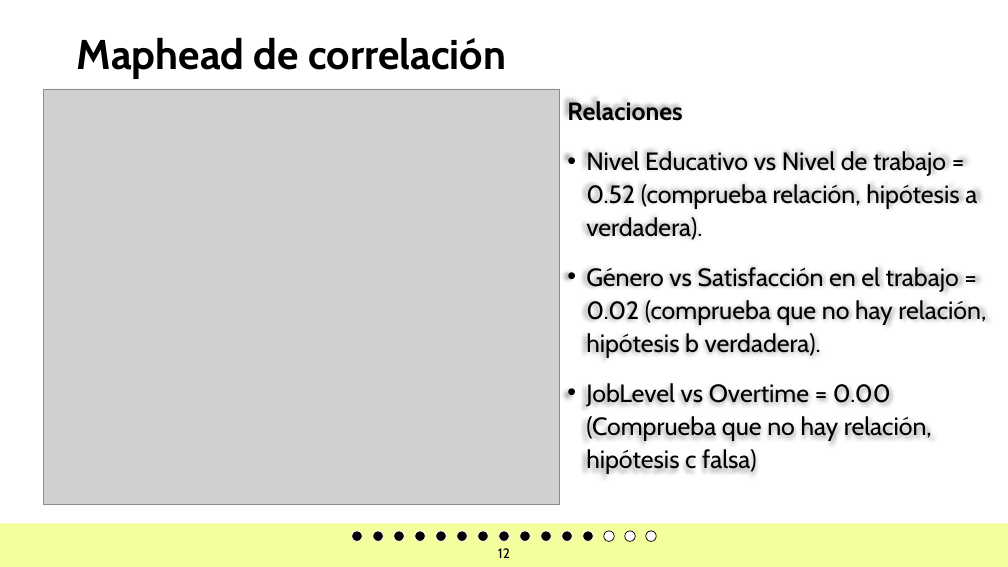
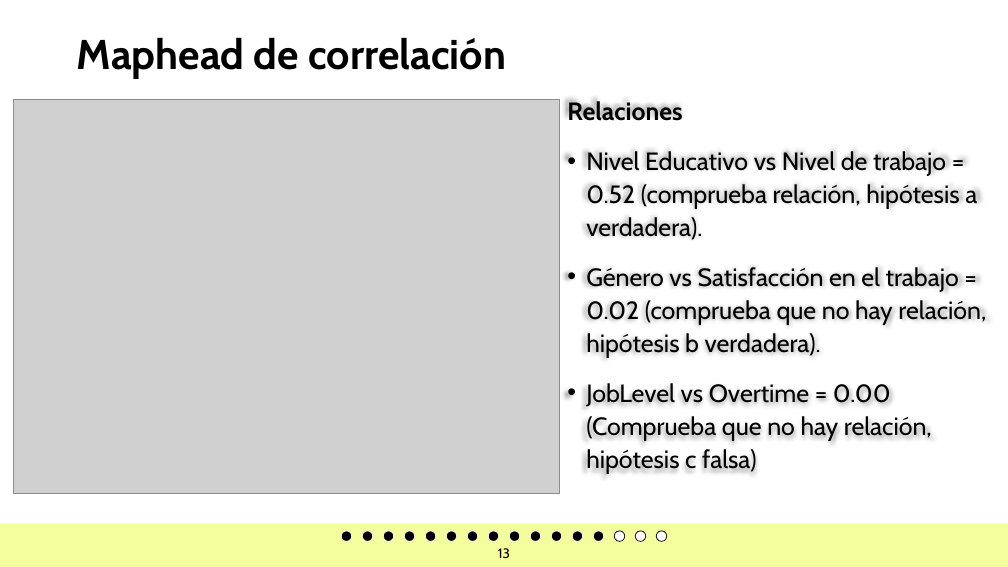
Before and after one commit to JoseChirif/Estudios-y-empleabilidad-Encuesta-kaggle, a slide deck: slide 13 of Estudios y empleabilidad.pptx (slide 12 before the commit). Drawn at 1008x567 pixels with LibreOffice and Linux fonts; fonts in the diff are those of the drawing; grey boxes stand for pictures; background and template pictures are left out. Boxes give left, top, right and bottom in pixels: in the first picture for what was removed or moved away, otherwise in the second. Text is boxed around its words. In the diff, an @@ line names an element or a change of style, - is before the commit and + after.

```diff
--- a/Estudios y empleabilidad.pptx
+++ b/Estudios y empleabilidad.pptx
@@ picture: place and size @@
-picture at bbox=[43, 89, 560, 504]
+picture at bbox=[14, 100, 560, 494]
@@ ellipse added at bbox=[341, 531, 352, 541], fill #000000, outline #FFFFFF 0.71 pt @@
@@ ellipse added at bbox=[362, 531, 373, 541], fill #000000, outline #FFFFFF 0.71 pt @@
@@ 14 ellipses: place and size @@
-14 ellipses at bbox=[352, 531, 635, 541]
+14 ellipses at bbox=[383, 531, 667, 541]
@@ ellipse at bbox=[614, 531, 625, 541]: fill #000000 to #FFFFFF; outline #FFFFFF 0.71 pt to #000000 0.71 pt @@
@@ ellipse removed at bbox=[646, 531, 656, 541] @@
@@ page number at bbox=[498, 548, 510, 558]: text changed @@
-12
+13
```
Also in this commit, not shown: 15 other slides changed, 1 slide added, 1 other file.
